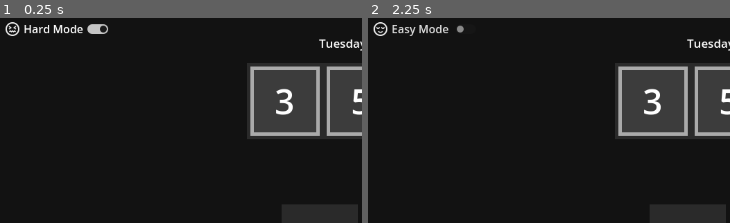
Above: before the commit, frames 1-2 (left to right).
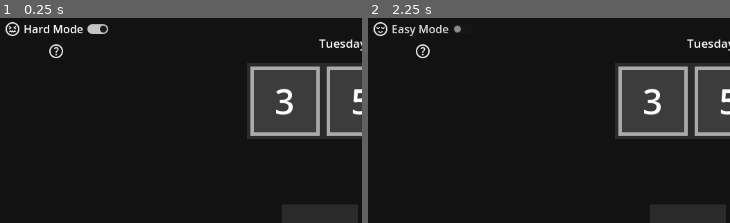
Above: after the commit, the same moments.

Repository: PeckyChicken/four-numbers
Game: Godot game, scene res://main.tscn
Two runs of this game, one before a commit and one after it. Both use one fixed random seed, a clock stepped at 60 frames per second and the inputs below.
Inputs:
- Up to frame 1 (0.25 s): no input
- Up to frame 2 (2.25 s): click "Hard Mode" at 0.5 s; click "Easy Mode" at 1.25 s; click "Hard Mode" at 2 s
The pictures show only the part of the screen within x 0-50%, y 0-50%; the shares and areas given below are measured in that part.

The runs differ from the first frame. In frame 1, 0.1% of the frame differs, in the area x 13-18%, y 12-20%; in frame 2, 0.2%, in the area x 13-27%, y 3-20%.

Commit message:
FEATURE #7: Rules are now displayed when hovering over the ? underneath difficulty.

Diff:
--- a/difficulty.gd
+++ b/difficulty.gd
@@ -2,7 +2,7 @@
 
 @onready var MAIN_SCENE: PackedScene = load("res://main.tscn")
 
-@onready var root = $".."
+@onready var root = $"../.."
 
 @onready var hard_mode_icon: Texture2D = load("res://hard_mode.svg")
 @onready var easy_mode_icon: Texture2D = load("res://easy_mode.svg")
@@ -36,5 +36,5 @@
 	get_tree().root.add_child(new_scene)
 	new_scene.set_date()
 	get_tree().paused = false
-	get_parent().queue_free()
+	root.queue_free()
 	Events.PlaySound.emit("pick_up_number",root.size/2)
--- /dev/null
+++ b/help.gd
@@ -0,0 +1,36 @@
+extends TextureRect
+
+var tween: Tween
+# Called when the node enters the scene tree for the first time.
+func _ready() -> void:
+	fade_help(0,0,true)
+
+
+func fade_help(alpha:float,time:float,async:bool=false):
+	if tween and tween.is_running():
+		tween.kill()
+	tween = create_tween()
+	tween.set_parallel(async)
+	var tweeners: Array[Node] = $HelpMenu.get_node("VBox").get_children()
+	if alpha <= $HelpMenu.modulate.a:
+		tweeners.append($HelpMenu)
+	else:
+		tweeners.insert(0,$HelpMenu)
+	for child in tweeners:
+		tween.tween_property(child,"modulate:a",alpha,time)
+
+# Called every frame. 'delta' is the elapsed time since the previous frame.
+func _process(_delta: float) -> void:
+	pass
+
+
+func _on_mouse_entered() -> void:
+	fade_help(0,0,true)
+	await tween.finished
+	Events.PlaySound.emit("show_rules",global_position)
+	fade_help(1,0.1)
+
+
+func _on_mouse_exited() -> void:
+	Events.PlaySound.emit("hide_rules",global_position)
+	fade_help(0,0.25,true)
--- /dev/null
+++ b/help_button.svg
@@ -0,0 +1 @@
+<svg xmlns="http://www.w3.org/2000/svg" height="24px" viewBox="0 -960 960 960" width="24px" fill="#EFEFEF"><path d="M478-240q21 0 35.5-14.5T528-290q0-21-14.5-35.5T478-340q-21 0-35.5 14.5T428-290q0 21 14.5 35.5T478-240Zm-36-154h74q0-33 7.5-52t42.5-52q26-26 41-49.5t15-56.5q0-56-41-86t-97-30q-57 0-92.5 30T342-618l66 26q5-18 22.5-39t53.5-21q32 0 48 17.5t16 38.5q0 20-12 37.5T506-526q-44 39-54 59t-10 73Zm38 314q-83 0-156-31.5T197-197q-54-54-85.5-127T80-480q0-83 31.5-156T197-763q54-54 127-85.5T480-880q83 0 156 31.5T763-763q54 54 85.5 127T880-480q0 83-31.5 156T763-197q-54 54-127 85.5T480-80Zm0-80q134 0 227-93t93-227q0-134-93-227t-227-93q-134 0-227 93t-93 227q0 134 93 227t227 93Zm0-320Z"/></svg>
--- /dev/null
+++ b/help_menu.tscn
@@ -0,0 +1,57 @@
+[gd_scene load_steps=2 format=3 uid="uid://ca7v6j8yska1v"]
+
+[ext_resource type="StyleBox" uid="uid://d07p4vu7fnr8d" path="res://pop-up.tres" id="1_f4yst"]
+
+[node name="HelpMenu" type="PanelContainer"]
+offset_right = 326.0
+offset_bottom = 317.0
+theme_override_styles/panel = ExtResource("1_f4yst")
+
+[node name="VBox" type="VBoxContainer" parent="."]
+layout_mode = 2
+
+[node name="title" type="RichTextLabel" parent="VBox"]
+layout_mode = 2
+bbcode_enabled = true
+text = "Quad Target Rules"
+fit_content = true
+horizontal_alignment = 1
+
+[node name="HSeparator" type="HSeparator" parent="VBox"]
+layout_mode = 2
+
+[node name="help1" type="RichTextLabel" parent="VBox"]
+layout_mode = 2
+bbcode_enabled = true
+text = "[ul] Drag the numbers and operations into the expression box to create an expression."
+fit_content = true
+
+[node name="help2" type="RichTextLabel" parent="VBox"]
+layout_mode = 2
+bbcode_enabled = true
+text = "[ul] When a valid expression is formed, it creates an answer. "
+fit_content = true
+
+[node name="help3" type="RichTextLabel" parent="VBox"]
+layout_mode = 2
+bbcode_enabled = true
+text = "[ul] This answer can be taken out and used like any other number."
+fit_content = true
+
+[node name="help4" type="RichTextLabel" parent="VBox"]
+layout_mode = 2
+bbcode_enabled = true
+text = "[ul] The answer can also be placed back in the answer box to reverse the calculation"
+fit_content = true
+
+[node name="help5" type="RichTextLabel" parent="VBox"]
+layout_mode = 2
+bbcode_enabled = true
+text = "[ul] Numbers can be clicked on to quickly move them around."
+fit_content = true
+
+[node name="help6" type="RichTextLabel" parent="VBox"]
+layout_mode = 2
+bbcode_enabled = true
+text = "[ul] Your goal is to calculate the target number. Good luck!"
+fit_content = true
--- a/main.tscn
+++ b/main.tscn
@@ -11,6 +11,9 @@
 [ext_resource type="Script" uid="uid://c4vtgard6oa1c" path="res://target.gd" id="8_kek77"]
 [ext_resource type="Texture2D" uid="uid://jxvtmrebsnsq" path="res://hard_mode.svg" id="10_4c57u"]
 [ext_resource type="Script" uid="uid://dia6rgk03nafl" path="res://difficulty.gd" id="11_efxa6"]
+[ext_resource type="Texture2D" uid="uid://c77mg5ec72pdb" path="res://help_button.svg" id="12_dg77c"]
+[ext_resource type="Script" uid="uid://21v6vcrj2xa2" path="res://help.gd" id="13_ycdy4"]
+[ext_resource type="PackedScene" uid="uid://ca7v6j8yska1v" path="res://help_menu.tscn" id="14_w48qg"]
 
 [sub_resource type="Theme" id="Theme_ig7tw"]
 background/colors/color = Color(0.0705882, 0.0705882, 0.0705882, 1)
@@ -256,13 +259,32 @@
 allowed_tiles = Array[int]([0, 1, 2])
 container_type = 2
 
-[node name="Difficulty" type="CheckButton" parent="."]
-layout_mode = 1
-offset_right = 163.0
-offset_bottom = 32.0
+[node name="VBoxContainer" type="VBoxContainer" parent="."]
+layout_mode = 0
+offset_right = 40.0
+offset_bottom = 40.0
+mouse_filter = 2
+
+[node name="Difficulty" type="CheckButton" parent="VBoxContainer"]
+layout_mode = 2
 button_pressed = true
 text = "Hard Mode"
 icon = ExtResource("10_4c57u")
 script = ExtResource("11_efxa6")
 
-[connection signal="pressed" from="Difficulty" to="Difficulty" method="_on_pressed"]
+[node name="Help" type="TextureRect" parent="VBoxContainer"]
+layout_mode = 2
+size_flags_horizontal = 4
+texture = ExtResource("12_dg77c")
+script = ExtResource("13_ycdy4")
+
+[node name="HelpMenu" parent="VBoxContainer/Help" instance=ExtResource("14_w48qg")]
+layout_mode = 0
+offset_left = -54.0
+offset_top = 30.0
+offset_right = 272.0
+offset_bottom = 347.0
+
+[connection signal="pressed" from="VBoxContainer/Difficulty" to="VBoxContainer/Difficulty" method="_on_pressed"]
+[connection signal="mouse_entered" from="VBoxContainer/Help" to="VBoxContainer/Help" method="_on_mouse_entered"]
+[connection signal="mouse_exited" from="VBoxContainer/Help" to="VBoxContainer/Help" method="_on_mouse_exited"]
--- a/project.godot
+++ b/project.godot
@@ -27,7 +27,7 @@
 
 [editor]
 
-movie_writer/movie_file="C:/Users/Benjy/OneDrive/Documents/Workspaces/Web projects/Four Numbers/video.avi"
+movie_writer/movie_file="C:/Users/Benjy/OneDrive/Documents/Workspaces/Web projects/Quad Target/video.avi"
 
 [editor_plugins]
 
Not shown, added: Sounds/hide_rules.wav.import
Not shown, added: Sounds/show_rules.wav.import
Not shown, added: help.gd.uid
Not shown, added: help_button.svg.import
Not shown: 1 places in main.tscn that only renumber resources
Not shown, added: Sounds/hide_rules.wav
Not shown, added: Sounds/show_rules.wav
Not shown, changed: index.html
Not shown, changed: index.pck
